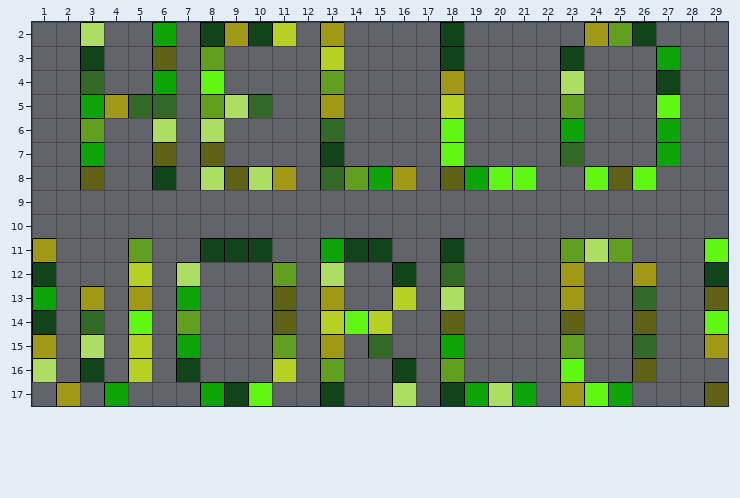
Tiled map: src/TMX Importer/Assets/Maps/test.tmx. Above: the version before the commit.
Cells are 16x16 px. Shown: x 1..29, y 2..17.
Once edited:
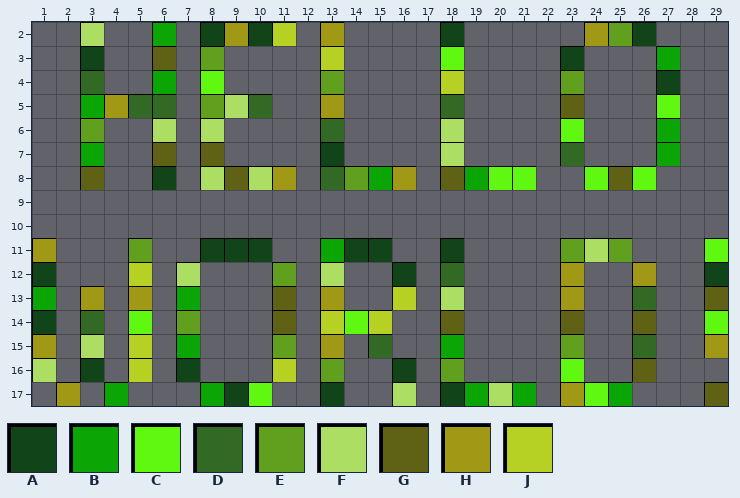
Key: from "Tiles": A 0 "sample_0", B 1 "sample_1", C 2 "sample_2", D 3 "sample_3", E 4 "sample_4", F 5 "sample_5", G 6 "sample_6", H 7 "sample_7", J 8 "sample_8".
_ is an empty cell.
Changes in this commit:
Layer "Tile Layer 1":
y 3: x 18 A -> C
y 4: x 18 H -> J; x 23 F -> E
y 5: x 18 J -> D; x 23 E -> G
y 6: x 18 C -> F; x 23 B -> C
y 7: x 18 C -> F
Pixel boxes of the changes (left, top, right, bottom) in both pictures:
changed: (441, 47, 464, 166)
changed: (561, 71, 584, 142)
